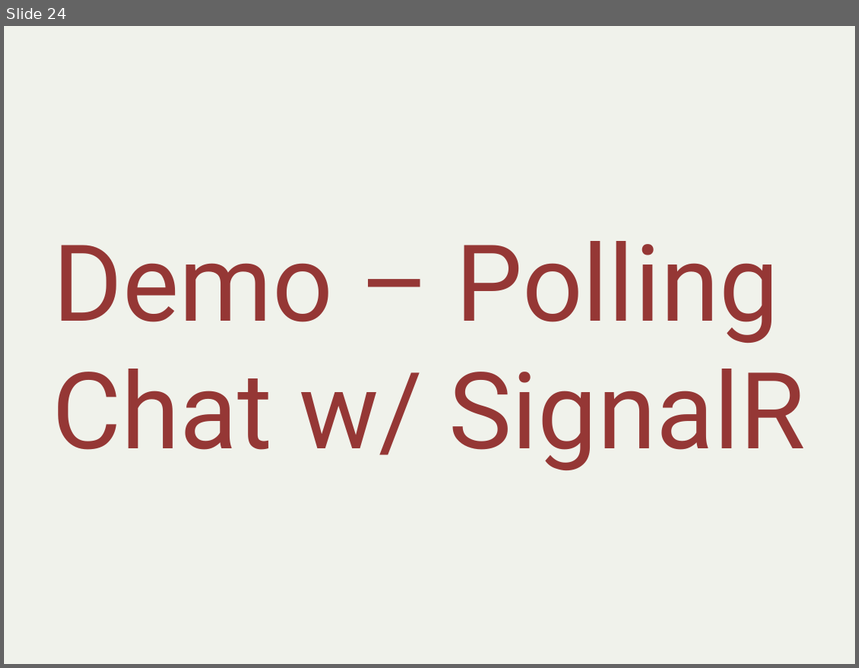
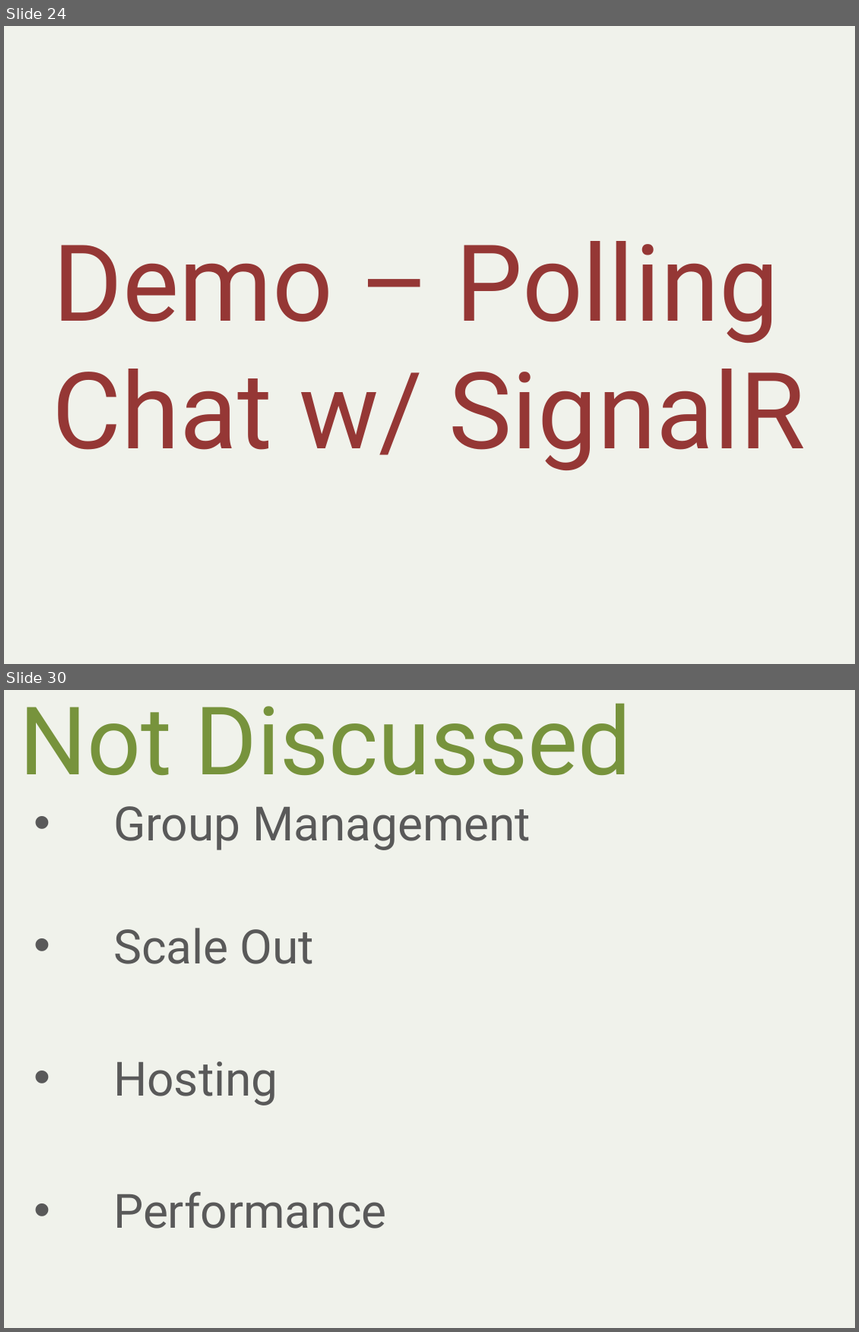
Before and after one commit to alani/Talks, a slide deck: SignalR-Intro/SignalRIntro.pptx. Shown one above the other, each under a label of ours: slide 24 before the commit, slides 24 and 30 after it; the slides between them are not shown. The pictures are 859x668 and 859x1332 pixels, drawn with LibreOffice and Linux fonts; fonts in the diff are those of the drawing. Boxes give left, top, right and bottom in pixels: in the first picture for what was removed or moved away, otherwise in the second. Text is boxed around its words. In the diff, an @@ line names an element or a change of style, - is before the commit and + after.

```diff
--- a/SignalR-Intro/SignalRIntro.pptx
+++ b/SignalR-Intro/SignalRIntro.pptx
@@ slide 30 added at bbox=[4, 690, 855, 1328], background #F0F2EB @@
@@ title added at bbox=[20, 703, 632, 775], 80 pt, text #77933C @@
+Not Discussed
@@ subtitle added at bbox=[113, 806, 531, 1229], 40 pt, text #595959 @@
+• Group Management
+• Scale Out
+• Hosting
+• Performance
```
Also in this commit, not shown: 10 slides changed, 5 other slides added, 5 slides removed, 3 other files.
